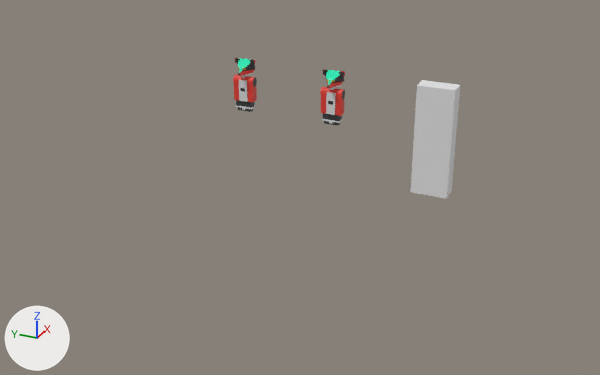
Before and after pictures for a commit that changed the Blender file lobinho/lobo.blend.
One viewpoint serves both versions: a 50 mm camera at (-12.43, -5.0, 5.68) aimed at (-0.68, 0.28, -0.19). The lights are fixed; the arrows at lower left show +X, +Y and +Z.
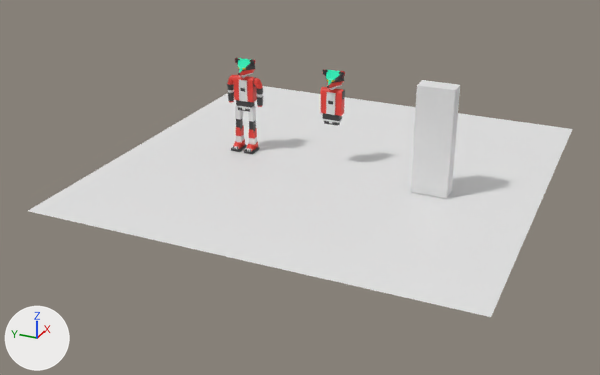
Commit message: add arms and legs

The change, as a list of edits to the scene's bpy script:
```text
Add me_cilindro_017:
    me_cilindro_017.from_pydata(...)  # 1220 vertices, 1160 faces; spans x -1.58..1.55, y -2.76..1.39, z 0.55..12.04
    # faces by material slot: [580, 68, 512]
    me_cilindro_017.materials.append(mat_laranja)  # red #e73e34
    me_cilindro_017.materials.append(mat_preto)  # black #3b3b3b
    me_cilindro_017.materials.append(mat_branco)  # light grey #dddddd
Add me_cubo_015:
    me_cubo_015.from_pydata(...)  # 141 vertices, 83 faces; spans x -4.1..2.4, y -2.0..2.2, z -14.4..5.0
    # faces by material slot: [18, 15, 50]
    me_cubo_015.materials.append(mat_branco)  # light grey #dddddd
    me_cubo_015.materials.append(mat_preto)  # black #3b3b3b
    me_cubo_015.materials.append(mat_laranja)  # red #e73e34
Add me_plano_008:
    me_plano_008.from_pydata([(-1.0, -1.0, 0.0), (1.0, -1.0, 0.0), (-1.0, 1.0, 0.0), (1.0, 1.0, 0.0)], [], [(0, 1, 3, 2)])
Add me_plano_005:
    me_plano_005.from_pydata(...)  # 141 vertices, 83 faces; spans x -2.3..22.7, y -2.2..3.3, z -8.4..0.1
    # faces by material slot: [15, 50, 18]
    me_plano_005.materials.append(mat_preto)  # black #3b3b3b
    me_plano_005.materials.append(mat_laranja)  # red #e73e34
    me_plano_005.materials.append(mat_branco)  # light grey #dddddd
Add ob_cilindro_001:
    ob_cilindro_001 = bpy.data.objects.new('Cilindro.001', me_cilindro_017)
    ob_cilindro_001.location = (0.06, 1.39, 0.85)
    ob_cilindro_001.rotation_euler = (0.0, 0.0, -3.142)  # degrees (0, 0, -180)
    ob_cilindro_001.scale = (0.0437, 0.0437, 0.0437)
Add ob_cilindro_003:
    ob_cilindro_003 = bpy.data.objects.new('Cilindro.003', me_cilindro_017.copy())
    ob_cilindro_003.location = (0.06, 1.97, 0.85)
    ob_cilindro_003.scale = (0.0437, 0.0437, 0.0437)
Add ob_cubo_007:
    ob_cubo_007 = bpy.data.objects.new('Cubo.007', me_cubo_015)
    ob_cubo_007.location = (0.05, 1.55, 0.61)
    ob_cubo_007.scale = (0.0421, 0.0421, 0.0421)
Add ob_plano_003:
    ob_plano_003 = bpy.data.objects.new('Plano.003', me_plano_008)
    ob_plano_003.location = (0.0, 0.0, 0.0)
    ob_plano_003.scale = (3.6, 3.6, 3.6)
Add ob_plano_002:
    ob_plano_002 = bpy.data.objects.new('Plano.002', me_plano_005)
    ob_plano_002.location = (-0.12, 1.8, 0.08)
    ob_plano_002.rotation_euler = (0.0, -1.571, 0.0)  # degrees (0, -90, 0)
    ob_plano_002.scale = (0.0325, 0.0325, 0.0325)
```

What differs and where, as boxes [x1, y1, x2, y2] in the pictures (600 x 375 px):
'Plano.003', added
    after: [28, 86, 572, 317]
'Cubo.007', added
    after: [244, 107, 259, 154]
    faces in mat_branco (light grey #dddddd): [246, 107, 257, 152]
    faces in mat_laranja (red #e73e34): [247, 128, 258, 151]
'Plano.002', added
    after: [231, 106, 247, 152]
    faces in mat_branco (light grey #dddddd): [234, 106, 244, 149]
'Cilindro.001', added
    after: [253, 78, 263, 107]
'Cilindro.003', added
    after: [227, 75, 234, 102]
